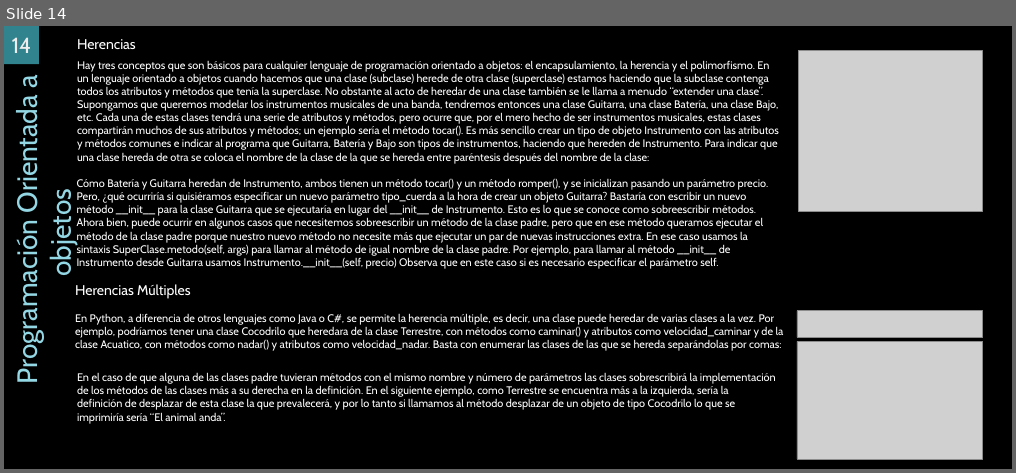
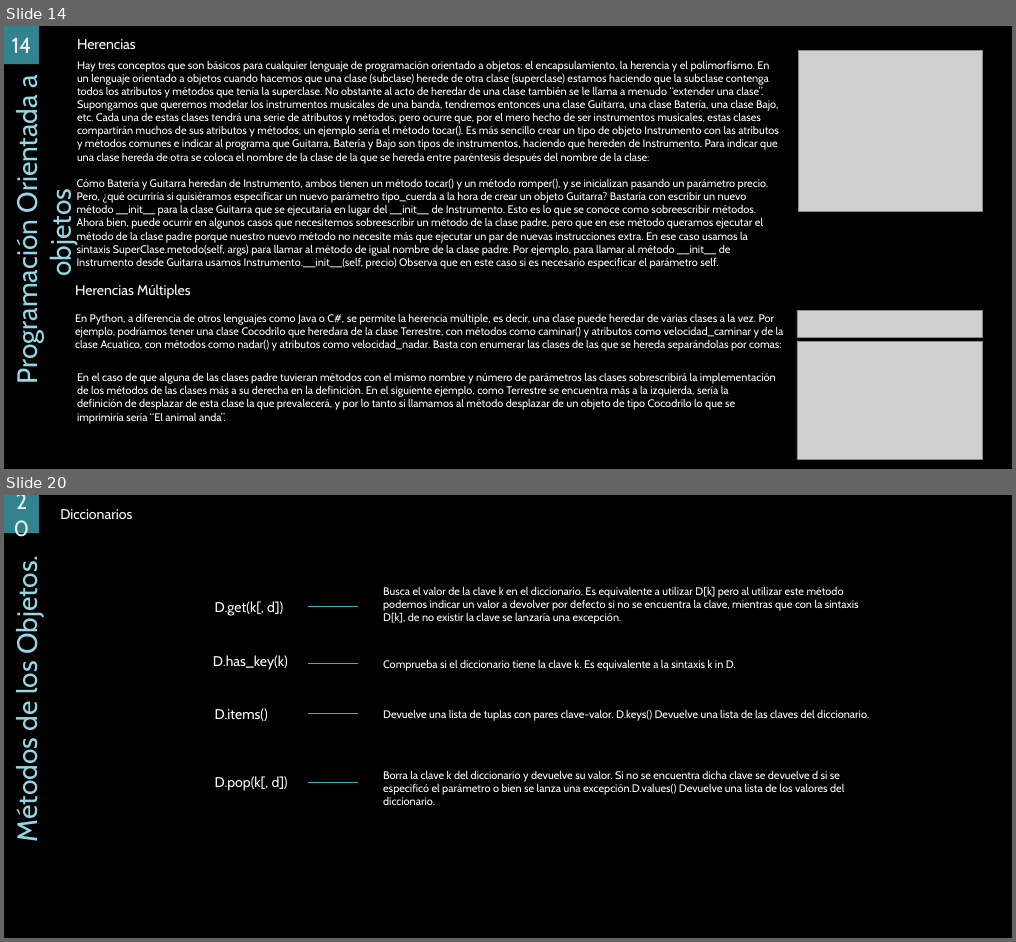
Before and after one commit to ErnestoUrrutia/EDC, a slide deck: PY/Material.pptx. Shown one above the other, each under a label of ours: slide 14 before the commit, slides 14 and 20 after it; the slides between them are not shown. The pictures are 1016x473 and 1016x942 pixels, drawn with LibreOffice and Linux fonts; fonts in the diff are those of the drawing; grey boxes stand for pictures; background and template pictures are left out. Boxes give left, top, right and bottom in pixels: in the first picture for what was removed or moved away, otherwise in the second. Text is boxed around its words. In the diff, an @@ line names an element or a change of style, - is before the commit and + after.

```diff
--- a/PY/Material.pptx
+++ b/PY/Material.pptx
@@ slide 20 added at box(4, 495, 1012, 938), background picture (left out) @@
@@ page number added at box(4, 495, 39, 533), fill #31828E, 28 pt, text gradient #9E9E9E to #EDEDED to #FFFFFF @@
+20
@@ text added at box(60, 509, 132, 519), 18 pt, text #FFFFFF @@
+Diccionarios
@@ text added at box(10, 565, 44, 839), 36 pt, text #94D7E4 @@
+Métodos de los Objetos.
@@ text added at box(215, 601, 283, 616), 18 pt, text #FFFFFF @@
+D.get(k[, d])
@@ line added from (308, 606) to (358, 606), #41AEBD 0.5 pt @@
@@ text added at box(383, 586, 859, 624), 14 pt, text #FFFFFF @@
+Busca el valor de la clave k en el diccionario. Es equivalente a utilizar D[k] pero al utilizar este método podemos indicar un valor a devolver por defecto si no se encuentra la clave, mientras que con la sintaxis D[k], de no existir la clave se lanzaría una excepción.
@@ text added at box(213, 655, 288, 670), 18 pt, text #FFFFFF @@
+D.has_key(k)
@@ line added from (308, 664) to (358, 664), #41AEBD 0.5 pt @@
@@ text added at box(383, 659, 736, 671), 14 pt, text #FFFFFF @@
+Comprueba si el diccionario tiene la clave k. Es equivalente a la sintaxis k in D.
@@ text added at box(215, 708, 268, 721), 18 pt, text #FFFFFF @@
+D.items()
@@ line added from (308, 713) to (358, 713), #41AEBD 0.5 pt @@
@@ text added at box(383, 709, 869, 721), 14 pt, text #FFFFFF @@
+Devuelve una lista de tuplas con pares clave-valor. D.keys() Devuelve una lista de las claves del diccionario.
@@ text added at box(215, 776, 288, 791), 18 pt, text #FFFFFF @@
+D.pop(k[, d])
@@ line added from (308, 782) to (358, 782), #41AEBD 0.5 pt @@
@@ text added at box(383, 770, 844, 805), 14 pt, text #FFFFFF @@
+Borra la clave k del diccionario y devuelve su valor. Si no se encuentra dicha clave se devuelve d si se especificó el parámetro o bien se lanza una excepción.D.values() Devuelve una lista de los valores del diccionario.
```
Also in this commit, not shown: 3 slides changed, 11 other slides added, 2 slides removed, 36 other files.
